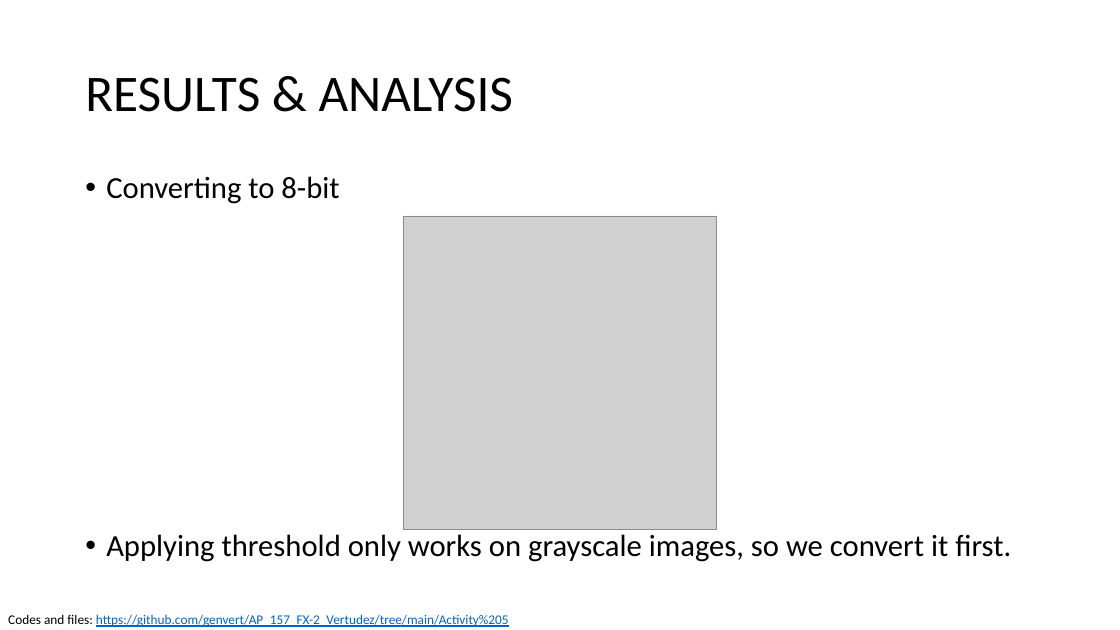
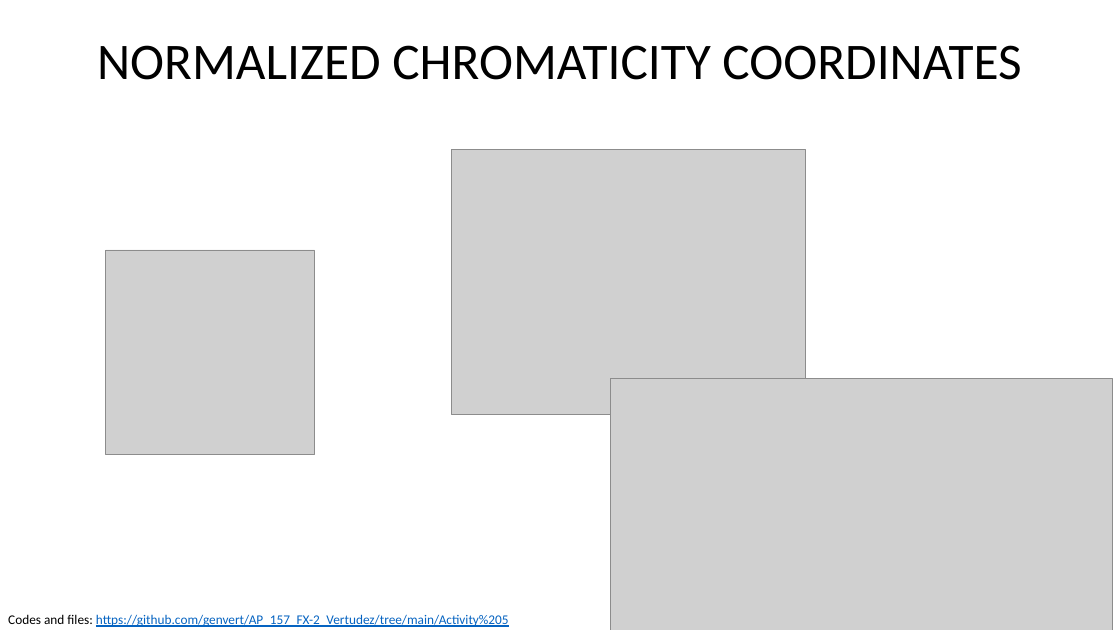
Before and after one commit to genvert/AP_157_FX-2_Vertudez, a slide deck: slide 4 of Activity 5/Vertudez_Activity_5_Report.pptx (slide 5 before the commit). Drawn at 1120x630 pixels with LibreOffice and Linux fonts; fonts in the diff are those of the drawing; grey boxes stand for pictures. Boxes give left, top, right and bottom in pixels: in the first picture for what was removed or moved away, otherwise in the second. Text is boxed around its words. In the diff, an @@ line names an element or a change of style, - is before the commit and + after.

```diff
--- a/Activity 5/Vertudez_Activity_5_Report.pptx
+++ b/Activity 5/Vertudez_Activity_5_Report.pptx
@@ title added at [97, 45, 1021, 80], 44 pt, text #000000 @@
+NORMALIZED CHROMATICITY COORDINATES
@@ title removed at [85, 77, 514, 112] @@
-RESULTS & ANALYSIS
@@ text removed at [106, 176, 1011, 562] @@
-• Converting to 8-bit
-• Applying threshold only works on grayscale images, so we convert it first.
@@ picture added at [452, 150, 806, 415] @@
@@ picture removed at [403, 216, 718, 530] @@
@@ picture added at [106, 250, 314, 455] @@
@@ picture added at [610, 379, 1112, 630] @@
```
Also in this commit, not shown: 8 other slides changed, 5 slides removed, 1 other file.
